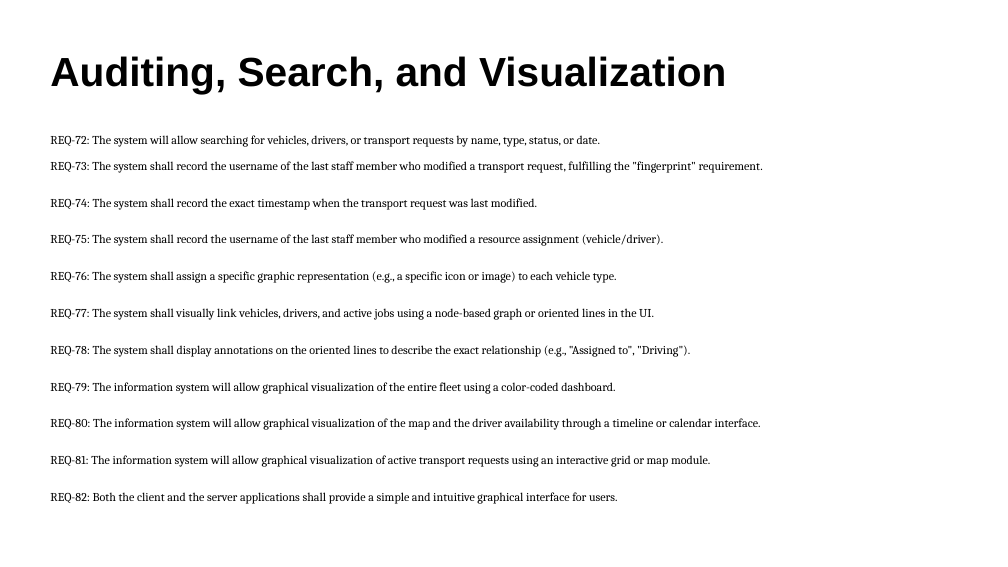
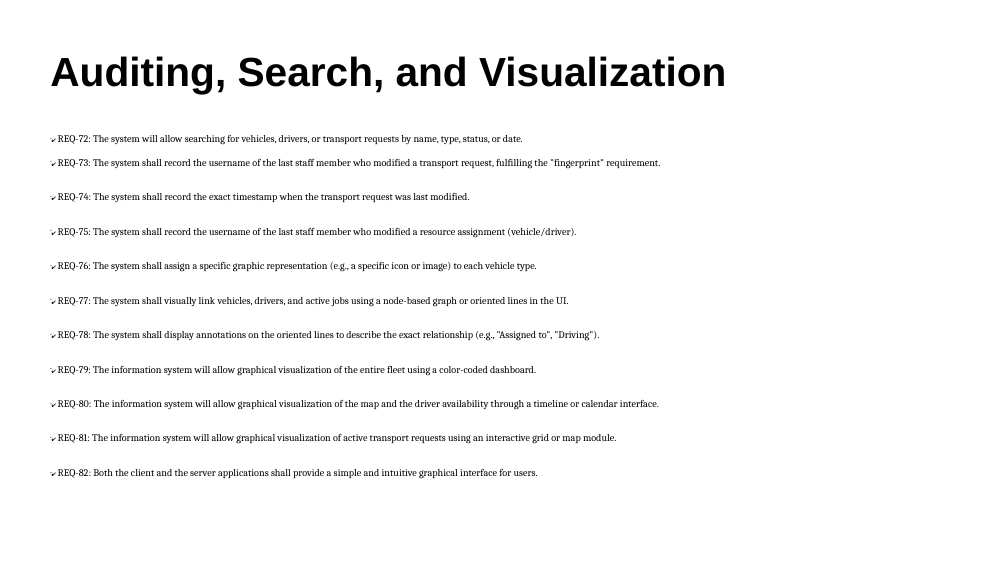
Before and after one commit to AlexandruCristianGeorgeSerban/Project-II-Transport-Company, a slide deck: slide 11 of Software Development/Functionalities.pptx. Drawn at 1008x567 pixels with LibreOffice and Linux fonts; fonts in the diff are those of the drawing. Boxes give left, top, right and bottom in pixels: in the first picture for what was removed or moved away, otherwise in the second. Text is boxed around its words. In the diff, an @@ line names an element or a change of style, - is before the commit and + after.

```diff
--- a/Software Development/Functionalities.pptx
+++ b/Software Development/Functionalities.pptx
@@ text at (58,135,660,444): text changed; size 9.5 to 8 pt @@
-REQ-72: The system will allow searching for vehicles, drivers, or transport requests by name, type, status, or date.
-REQ-73: The system shall record the username of the last staff member who modified a transport request, fulfilling the "fingerprint" requirement.
-REQ-74: The system shall record the exact timestamp when the transport request was last modified.
-REQ-75: The system shall record the username of the last staff member who modified a resource assignment (vehicle/driver).
-REQ-76: The system shall assign a specific graphic representation (e.g., a specific icon or image) to each vehicle type.
-REQ-77: The system shall visually link vehicles, drivers, and active jobs using a node-based graph or oriented lines in the UI.
-REQ-78: The system shall display annotations on the oriented lines to describe the exact relationship (e.g., "Assigned to", "Driving").
-REQ-79: The information system will allow graphical visualization of the entire fleet using a color-coded dashboard.
-REQ-80: The information system will allow graphical visualization of the map and the driver availability through a timeline or calendar interface.
-REQ-81: The information system will allow graphical visualization of active transport requests using an interactive grid or map module.
-REQ-82: Both the client and the server applications shall provide a simple and intuitive graphical interface for users.
+● ✔ REQ-72: The system will allow searching for vehicles, drivers, or transport requests by name, type, status, or date.
+● ✔ REQ-73: The system shall record the username of the last staff member who modified a transport request, fulfilling the "fingerprint" requirement.
+● ✔ REQ-74: The system shall record the exact timestamp when the transport request was last modified.
+● ✔ REQ-75: The system shall record the username of the last staff member who modified a resource assignment (vehicle/driver).
+● ✔ REQ-76: The system shall assign a specific graphic representation (e.g., a specific icon or image) to each vehicle type.
+● ✔ REQ-77: The system shall visually link vehicles, drivers, and active jobs using a node-based graph or oriented lines in the UI.
+● ✔ REQ-78: The system shall display annotations on the oriented lines to describe the exact relationship (e.g., "Assigned to", "Driving").
+● ✔ REQ-79: The information system will allow graphical visualization of the entire fleet using a color-coded dashboard.
+● ✔ REQ-80: The information system will allow graphical visualization of the map and the driver availability through a timeline or calendar interface.
+● ✔ REQ-81: The information system will allow graphical visualization of active transport requests using an interactive grid or map module.
+● ✔ REQ-82: Both the client and the server applications shall provide a simple and intuitive graphical interface for users.
```
Also in this commit, not shown: 10 other slides changed, 2 slides added, 1 slide removed.
